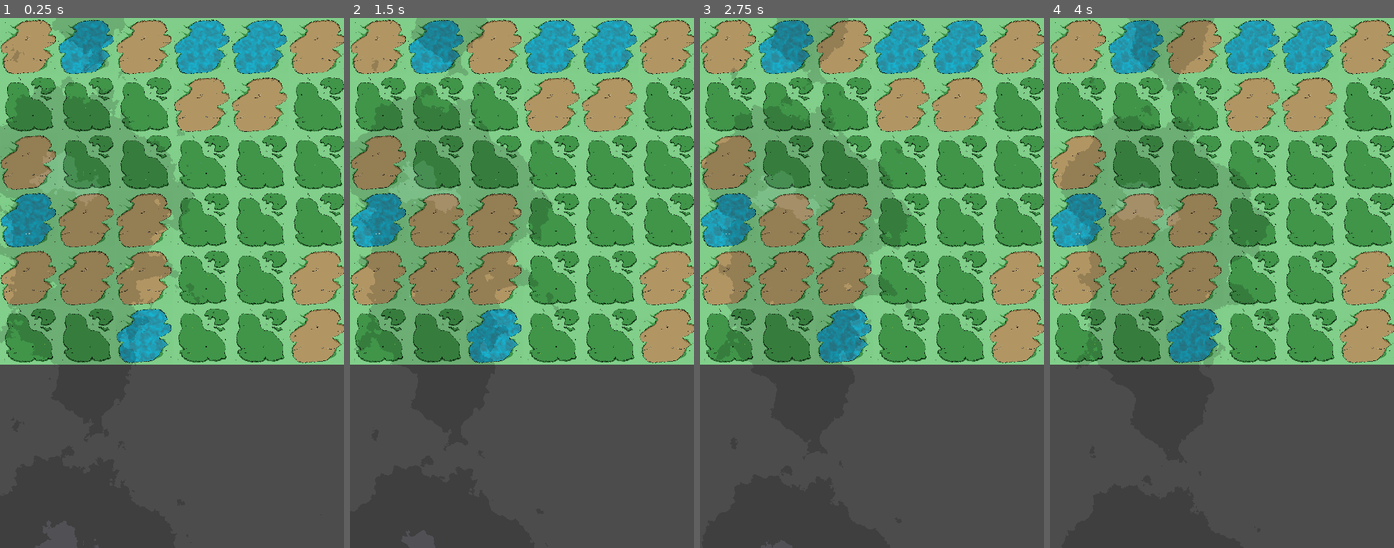
Above: before the commit, frames 1-4 (left to right).
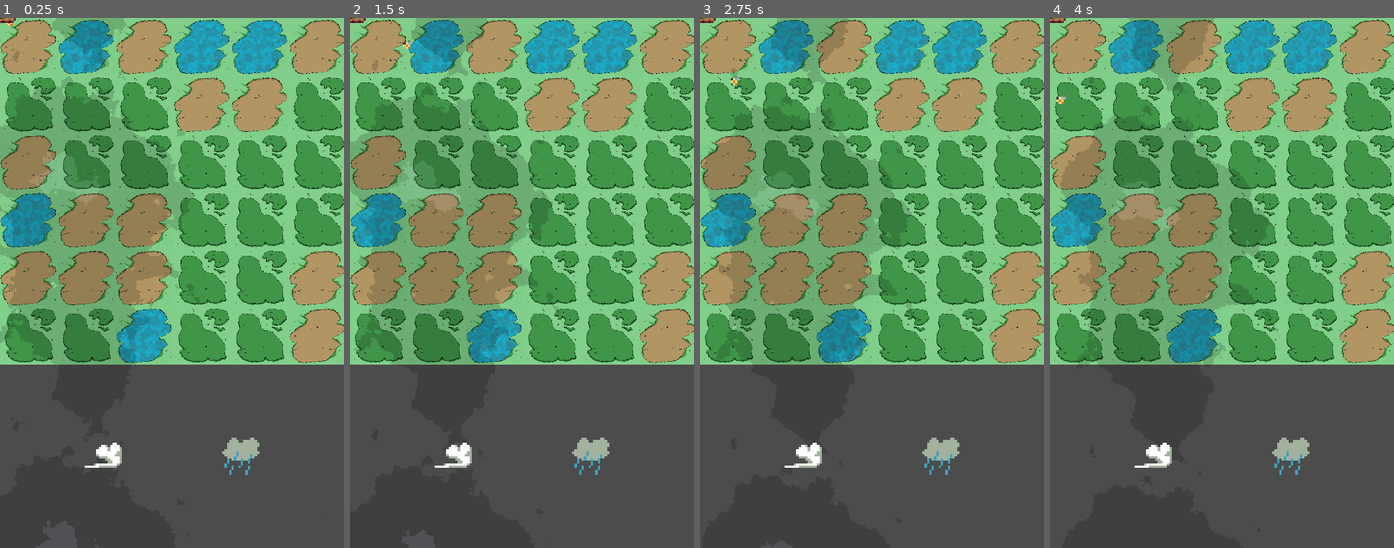
Above: after the commit, the same moments.

Repository: MrBSmith/Haven
Game: Godot game, scene res://Scenes/Garden/Garden.tscn
Same seed, same stepped clock (60 frames per second), same inputs: the game is played once before the commit and once after it. The engine's default icon, where the game draws it, is replaced by a stand-in: a white triangle on a blue panel in a dark square.
Inputs (mouse positions are in pixels of both pictures, inside the frame that each line leads up to):
- Up to frame 1 (0.25 s): no input
- Up to frame 2 (1.5 s): tap Enter (ui_accept) at 0.5, 0.77 s; move the mouse to (377, 60) at 0.52 s; press the mouse at (377, 60) at 0.53 s; move the mouse to (377, 235) at 1.27 s; release the mouse at (377, 235) at 1.28 s; click (377, 235) at 1.35 s
- Up to frame 3 (2.75 s): tap Enter (ui_accept) at 1.52 s; move the mouse to (730, 235) at 2.02 s; press the mouse at (730, 235) at 2.03 s
- Up to frame 4 (4 s): move the mouse to (1204, 389) at 2.77 s; release the mouse at (1204, 389) at 2.78 s; click (1204, 389) at 2.85 s; tap Enter (ui_accept) at 3.02, 3.77 s; move the mouse to (1325, 362) at 3.52 s; press the mouse at (1325, 362) at 3.53 s

The runs differ from the first frame. In frame 1, 0.7% of the frame differs, in the area x 0-76%, y 0-87%; in frame 2, 0.8%; in frame 3, 0.8%; in frame 4, 0.8%.

Commit message:
Everything have been resized correctly

Diff:
--- a/Scenes/Animals/Animal.gd
+++ b/Scenes/Animals/Animal.gd
@@ -3,7 +3,7 @@
 
 var is_ready : bool = false
 
-export var speed : float = 1.0 setget set_speed, get_speed
+export var speed : float = 20.0 setget set_speed, get_speed
 
 # Wander maximum distance, expressed in tiles
 export var wander_distance : float = 1.5 setget set_wander_distance, get_wander_distance
@@ -20,6 +20,8 @@
 export var appearing_conditions : Array = []
 export var appearing_cond_radius : int = 2
 export (float, 0.0, 100.0, 0.0) var appearing_probability : float = 0.0
+
+export var path_bake_interval : float = 14.0
 
 export var standby : bool = false setget set_standby, get_standby
 var target : PhysicsBody2D = null setget set_target, get_target
@@ -79,7 +81,7 @@
 	randomize()
 
 	compute_presence_time()
-	path_curve.set_bake_interval(0.7)
+	path_curve.set_bake_interval(path_bake_interval)
 
 	var shape = $Area2D/CollisionShape2D.get_shape()
 	shape.set_radius(view_radius)
--- a/Scenes/Animals/FlyingAnimal/Insects/Bees/Bee.tscn
+++ b/Scenes/Animals/FlyingAnimal/Insects/Bees/Bee.tscn
@@ -18,12 +18,18 @@
 script = ExtResource( 2 )
 eatable_types = PoolStringArray( "Flower" )
 eating_time = 1.0
+path_max_curvature = 2000.0
+path_min_curvature = 400.0
 
 [node name="AnimatedSprite" parent="." index="0"]
+scale = Vector2( 20, 20 )
 frames = SubResource( 1 )
 offset = Vector2( 0, -0.542 )
 
 [node name="Pollinating " parent="." index="1" instance=ExtResource( 3 )]
 
+[node name="Area2D" parent="." index="2"]
+scale = Vector2( 20, 20 )
+
 [node name="Path2D" type="Path2D" parent="." index="3"]
 curve = null
--- a/Scenes/Animals/TerrestrialAnimal/Herbivore/Rabbit/Rabbit.tscn
+++ b/Scenes/Animals/TerrestrialAnimal/Herbivore/Rabbit/Rabbit.tscn
@@ -19,6 +19,7 @@
 } ]
 
 [node name="Rabbit" instance=ExtResource( 1 )]
+scale = Vector2( 20, 20 )
 z_index = 1
 eatable_types = PoolStringArray( "Grass", "Flower" )
 view_radius = 20.0
--- a/Scenes/Card/Card.tscn
+++ b/Scenes/Card/Card.tscn
@@ -16,8 +16,10 @@
 script = ExtResource( 1 )
 
 [node name="Sprite" type="Sprite" parent="."]
+scale = Vector2( 20, 20 )
 
 [node name="CollisionShape2D" type="CollisionShape2D" parent="."]
+scale = Vector2( 20, 20 )
 shape = SubResource( 1 )
 
 [node name="StateMachine" type="Node2D" parent="."]
--- a/Scenes/Card/Wind/WindCard.tscn
+++ b/Scenes/Card/Wind/WindCard.tscn
@@ -21,4 +21,5 @@
 
 [node name="Arrow" type="Sprite" parent="StateMachine/Target" index="0"]
 visible = false
+scale = Vector2( 20, 20 )
 texture = ExtResource( 6 )
--- a/Scenes/Garden/Garden.gd
+++ b/Scenes/Garden/Garden.gd
@@ -13,6 +13,7 @@
 
 onready var grid_node = $Grid
 onready var hand_node = $Hand
+onready var camera_node = $Camera2D
 
 onready var phase_state_machine = $Phases
 
@@ -59,8 +60,12 @@
 
 
 func init_hand_size(grid_pxl_size: Vector2):
-	var hand_space_size = Vector2(Globals.window_width, Globals.window_height - grid_pxl_size.y)
-	hand_node.set_position(Vector2(Globals.window_width / 2, grid_pxl_size.y + hand_space_size.y / 2))
+	var screen_size = Globals.window_size * camera_node.get_zoom()
+
+	var hand_space_size = Vector2(screen_size.x, screen_size.y - grid_pxl_size.y)
+	var hand_pos = Vector2(screen_size.x / 2, grid_pxl_size.y + hand_space_size.y / 2)
+	hand_node.hand_size = hand_space_size
+	hand_node.set_position(hand_pos)
 
 
 #### INPUTS ####
--- a/Scenes/Hand/Hand.gd
+++ b/Scenes/Hand/Hand.gd
@@ -8,12 +8,13 @@
 const rain_card_scene = preload("res://Scenes/Card/Rain/RainCard.tscn")
 
 const card_types_array : Array = [wind_card_scene, sun_card_scene, rain_card_scene]
+const MAX_CARDS = 2
 
-const CARD_SIZE = Vector2(16, 16)
-const MAX_CARDS = 2
+
 
 signal card_drawn
 
+var hand_size := Vector2.ZERO
 var last_card_played_index : int = 0
 
 #### BUILT-IN ####
@@ -84,12 +85,7 @@
 
 # Add the given card to the hand
 func add_card(new_card: Card, card_index: int):
-	var pos := Vector2.ZERO
-
-	if card_index == 0:
-		pos = Vector2(- CARD_SIZE.x, 0)
-	else:
-		pos = Vector2(CARD_SIZE.x, 0)
+	var pos = Vector2(-hand_size.x / 5, 0) if card_index == 0 else Vector2(hand_size.x / 5, 0)
 
 	new_card.set_position(pos)
 	new_card.set_default_position(pos)
--- a/Scenes/TileArea/TileArea.tscn
+++ b/Scenes/TileArea/TileArea.tscn
@@ -1,11 +1,11 @@
 [gd_scene format=2]
 
 [node name="TileArea" type="ColorRect"]
-margin_left = -8.0
-margin_top = -8.0
-margin_right = 8.0
-margin_bottom = 8.0
-rect_pivot_offset = Vector2( 8, 8 )
+margin_left = -250.0
+margin_top = -250.0
+margin_right = 250.0
+margin_bottom = 250.0
+rect_pivot_offset = Vector2( 250, 250 )
 color = Color( 0, 0.694118, 1, 0.435294 )
 __meta__ = {
 "_edit_use_anchors_": false
--- a/Scenes/Tiles/TileType/WetTiles/Swamp/SwampTile.tscn
+++ b/Scenes/Tiles/TileType/WetTiles/Swamp/SwampTile.tscn
@@ -78,7 +78,7 @@
 
 [node name="Water" parent="." index="0" instance=ExtResource( 4 )]
 material = SubResource( 2 )
-position = Vector2( 7.62939e-06, 7.62939e-06 )
+position = Vector2( 4.54747e-13, 4.54747e-13 )
 scale = Vector2( 7.8125, 7.8125 )
 z_index = -2
 
